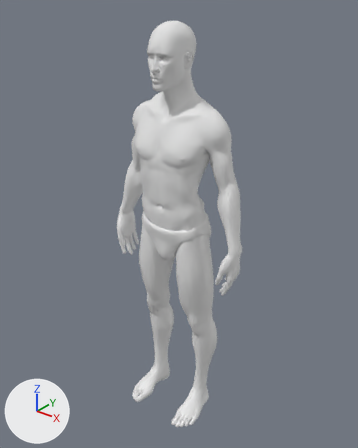
The Blender file static/assistance/ethan.blend as it was, and as the next commit left it.
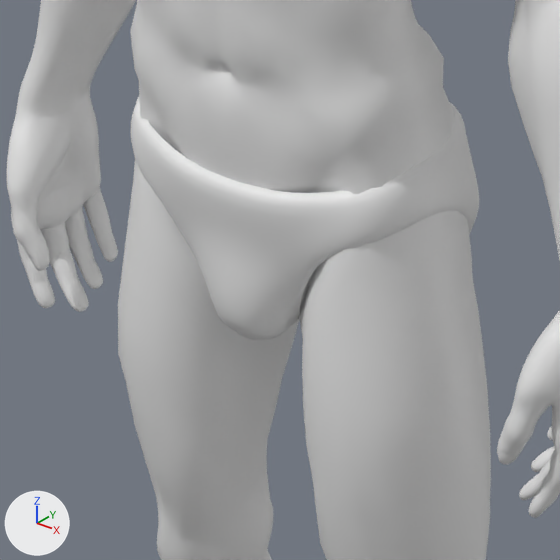
There are two pictures of each version: one whole from a camera (50 mm lens) standing at (6.04, -7.5, 9.48) and looking at (-0.02, 0.08, 4.77), one close up on the part from 32% to 64% of the width and 43% to 68% of the height. Every picture has the same lights, and +X, +Y and +Z are marked at lower left.

Before the edit, the objects in view are built like this:
```python
me_freeallstl = bpy.data.meshes.new('FreeAllSTL')
me_freeallstl.from_pydata(...)  # 18043 vertices, 35936 faces; spans x -4.87..-1.61, y -0.9..0.62, z -0.04..8.87
me_freeallstl.polygons.foreach_set('use_smooth', [True] * 35936)
ob_freeall = bpy.data.objects.new('FreeAll', me_freeallstl)
ob_freeall.location = (3.213, 0.0, 0.0)
```
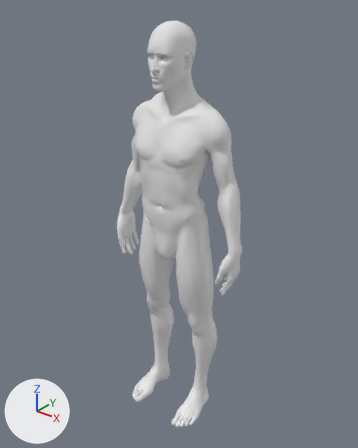
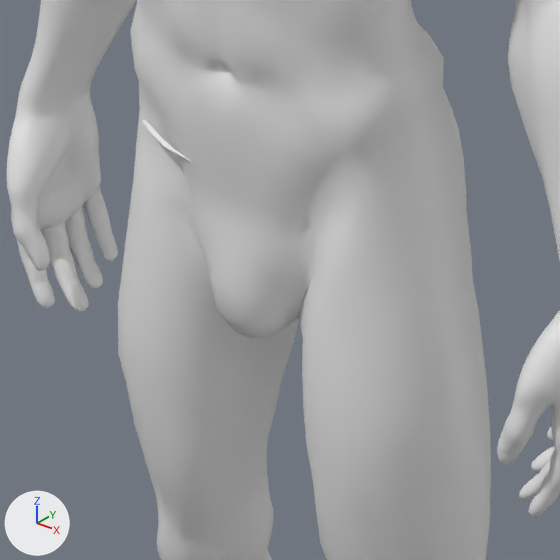
Boxes [x1, y1, x2, y2] around the edits, measured in the close-ups (560 x 560 px):
part 1 of me_freeallstl, deleted
    before: [131, 97, 479, 340]

The change, as a diff of the scene's bpy script:
```diff
--- a/static/assistance/ethan.blend.py
+++ b/static/assistance/ethan.blend.py
@@ me_freeallstl @@
 # used by ob_freeall; location = (3.213, 0.0, 0.0)
-me_freeallstl.from_pydata(...)  # 18043 vertices, 35936 faces; spans x -4.87..-1.61, y -0.9..0.62, z -0.04..8.87
+me_freeallstl.from_pydata(...)  # 17161 vertices, 34231 faces, 3 loose edges; spans x -4.87..-1.61, y -0.9..0.62, z -0.04..8.87
+# me_freeallstl part 1: 882 vertices removed from x -4.0..-2.49, y -0.56..0.6, z 4.06..5.08
```
